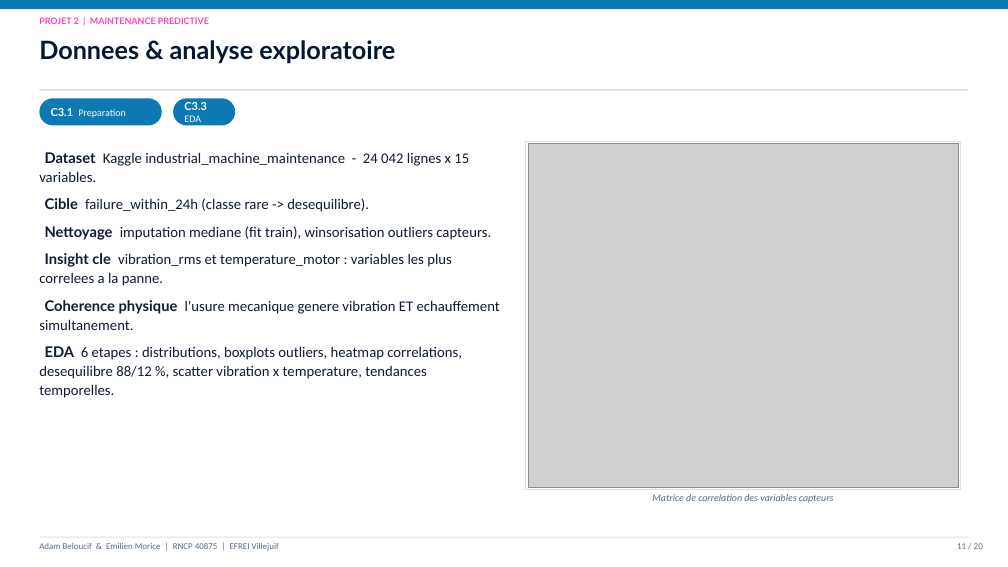
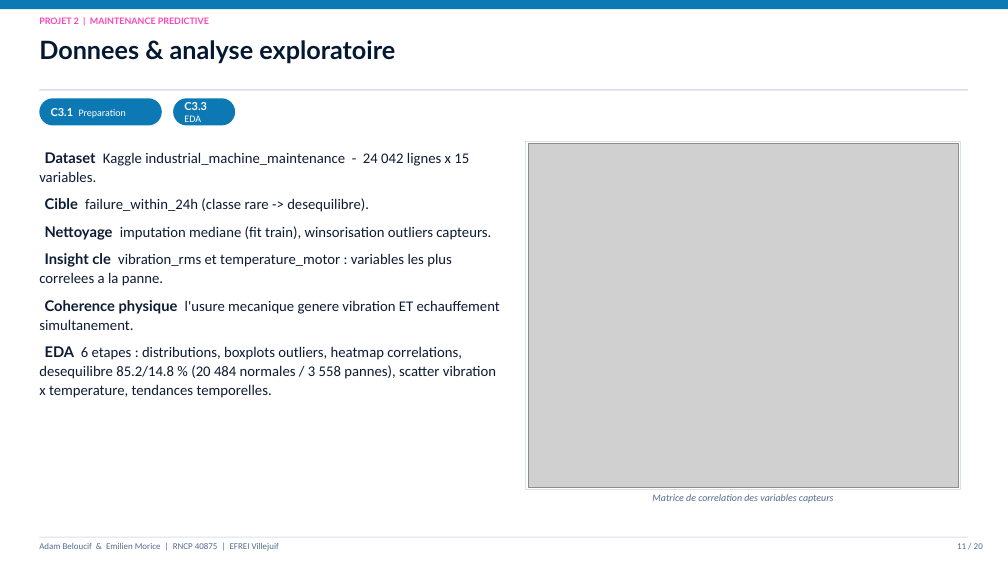
Before and after one commit to Adam-Blf/Soutenance-M1, a slide deck: slide 11 of Soutenance_Bloc1-2_Adam_Emilien.pptx. Drawn at 1008x567 pixels with LibreOffice and Linux fonts; fonts in the diff are those of the drawing; grey boxes stand for pictures. Boxes give left, top, right and bottom in pixels: in the first picture for what was removed or moved away, otherwise in the second. Text is boxed around its words. In the diff, an @@ line names an element or a change of style, - is before the commit and + after.

```diff
--- a/Soutenance_Bloc1-2_Adam_Emilien.pptx
+++ b/Soutenance_Bloc1-2_Adam_Emilien.pptx
@@ text at <box>39,346,496,398</box>: text changed @@
-EDA 6 etapes : distributions, boxplots outliers, heatmap correlations, desequilibre 88/12 %, scatter vibration x temperature, tendances temporelles.
+EDA 6 etapes : distributions, boxplots outliers, heatmap correlations, desequilibre 85.2/14.8 % (20 484 normales / 3 558 pannes), scatter vibration x temperature, tendances temporelles.
```
Also in this commit, not shown: 7 other slides changed, 1 other file.
